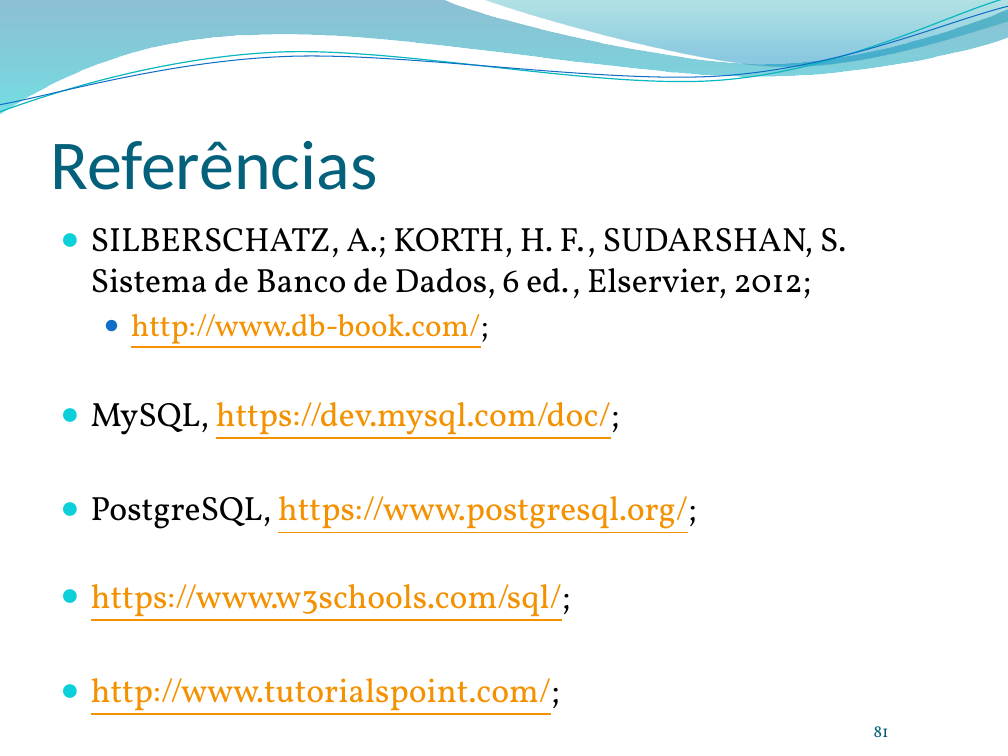
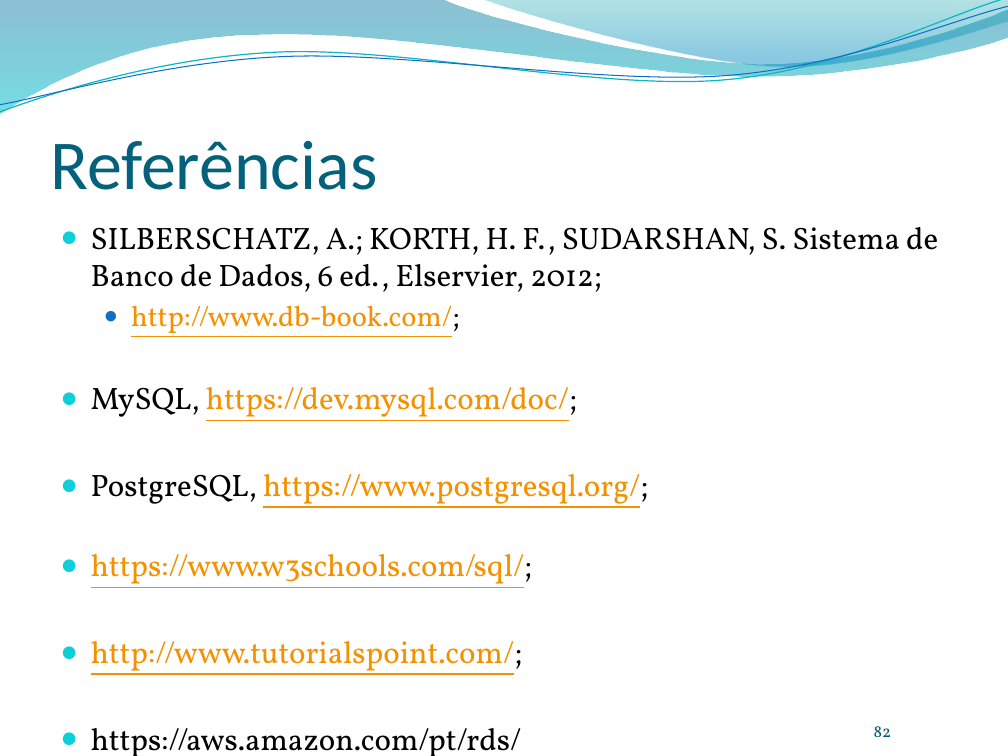
Before and after one commit to leonardopordeus/BD, a slide deck: slide 82 of Aula01.pptx (slide 81 before the commit). Drawn at 1008x756 pixels with LibreOffice and Linux fonts; fonts in the diff are those of the drawing; background and template pictures are left out. Boxes give left, top, right and bottom in pixels: in the first picture for what was removed or moved away, otherwise in the second. Text is boxed around its words. In the diff, an @@ line names an element or a change of style, - is before the commit and + after.

```diff
--- a/Aula01.pptx
+++ b/Aula01.pptx
@@ text at <box>91,227,938,675</box>: size 24.1 to 22.1 pt in "SILBERSCHATZ, A.; KORTH, H. F., SUDARSHAN, S. ...", "MySQL, https://dev.mysql.com/doc/;", "PostgreSQL, https://www.postgresql.org/;", "https://www.w3schools.com/sql/;" and 1 more places; size 22.2 to 20.4 pt in "http://www.db-book.com/;" @@
@@ text at <box>91,728,522,756</box>: paragraph added @@
+● https://aws.amazon.com/pt/rds/
@@ page number at <box>874,726,892,737</box>: text changed @@
-81
+82
```
Also in this commit, not shown: 8 other slides changed, 1 slide added, 1 other file.
